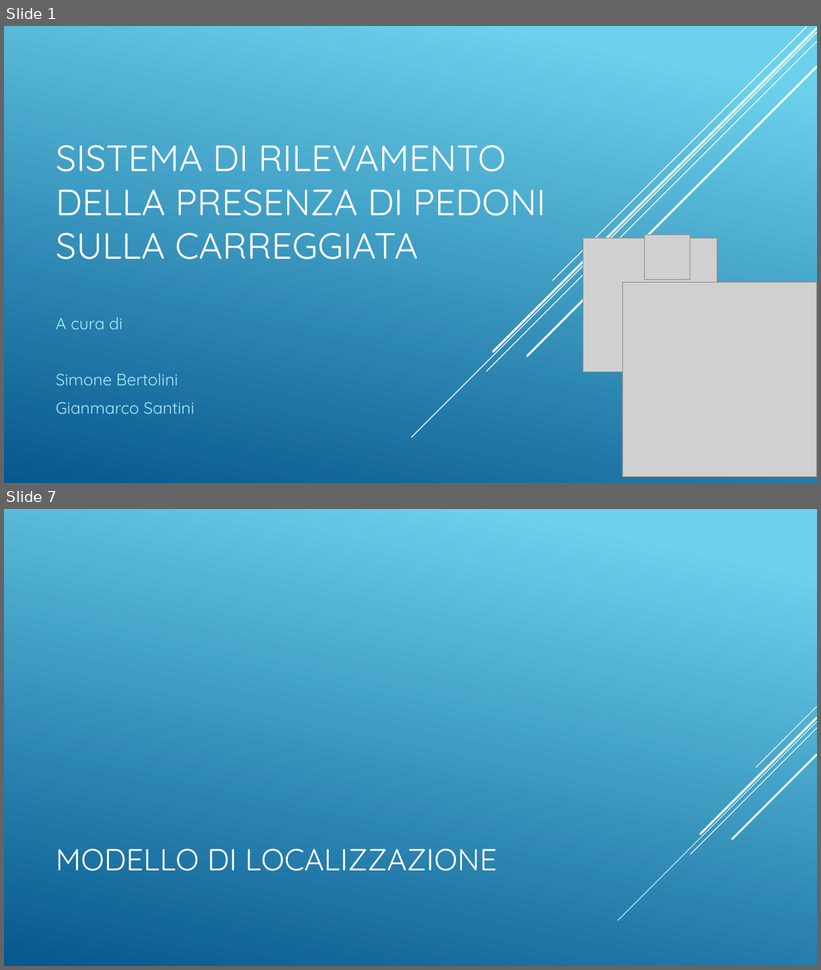
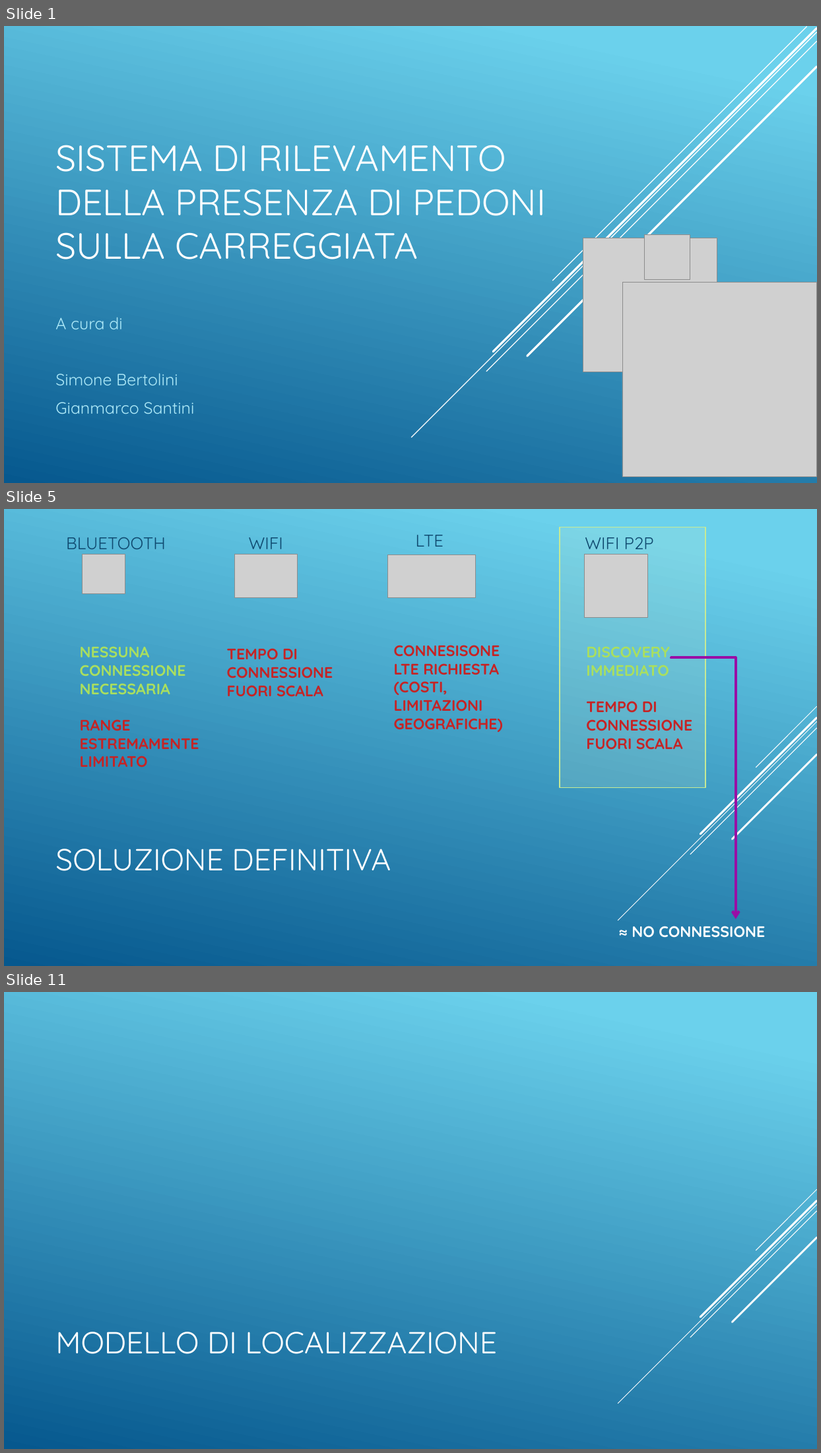
Before and after one commit to Siber93/CarAlertSystem, a slide deck: doc/Vehicles_VS_Humans.pptx. Shown one above the other, each under a label of ours: slides 1 and 7 before the commit, slides 1, 5 and 11 after it; the slides between them are not shown. The pictures are 821x970 and 821x1453 pixels, drawn with LibreOffice and Linux fonts; fonts in the diff are those of the drawing; grey boxes stand for pictures. Boxes give left, top, right and bottom in pixels: in the first picture for what was removed or moved away, otherwise in the second. Text is boxed around its words. In the diff, an @@ line names an element or a change of style, - is before the commit and + after.

```diff
--- a/doc/Vehicles_VS_Humans.pptx
+++ b/doc/Vehicles_VS_Humans.pptx
@@ slide 5 added at [4, 509, 817, 966], background gradient #6ED2EB to #06588E; not listed: 5 template elements that a slide beside it also shows @@
@@ rectangle added at [560, 527, 706, 788], fill #E3F4C9 at 15% opacity, outline #C7EA94 1.25 pt @@
@@ text added at [66, 537, 166, 549], 20 pt, text #0F496F @@
+BLUETOOTH
@@ text added at [249, 537, 283, 549], 20 pt, text #0F496F @@
+WIFI
@@ text added at [416, 535, 444, 547], 20 pt, text #0F496F @@
+LTE
@@ text added at [585, 537, 654, 549], 20 pt, text #0F496F @@
+WIFI P2P
@@ picture added at [83, 554, 125, 594] @@
@@ picture added at [234, 554, 298, 598] @@
@@ picture added at [387, 555, 475, 598] @@
@@ picture added at [585, 554, 648, 618] @@
@@ text added at [80, 647, 199, 767], 18 pt, text #AADF5E, bold @@
+NESSUNA CONNESSIONE NECESSARIA
+RANGE ESTREMAMENTE LIMITATO
@@ text added at [394, 645, 503, 732], 18 pt, text #C62324, bold @@
+CONNESISONE LTE RICHIESTA (COSTI, LIMITAZIONI GEOGRAFICHE)
@@ text added at [586, 646, 692, 749], 18 pt, text #C62324, bold @@
+DISCOVERY IMMEDIATO
+TEMPO DI CONNESSIONE FUORI SCALA
@@ text added at [227, 648, 333, 696], 18 pt, text #C62324, bold @@
+TEMPO DI CONNESSIONE FUORI SCALA
@@ elbow arrow added from (671, 658) to (736, 920), #990EA5 3 pt @@
@@ title added at [55, 849, 391, 871], 36 pt, text #FFFFFF @@
+SOLUZIONE DEFINITIVA
@@ text added at [632, 926, 765, 938], 18 pt, text #FFFFFF, bold @@
+≈ NO CONNESSIONE
@@ what was slide 7 is now slide 11 @@
```
Also in this commit, not shown: 2 slides changed, 6 other slides added, 3 slides removed.
